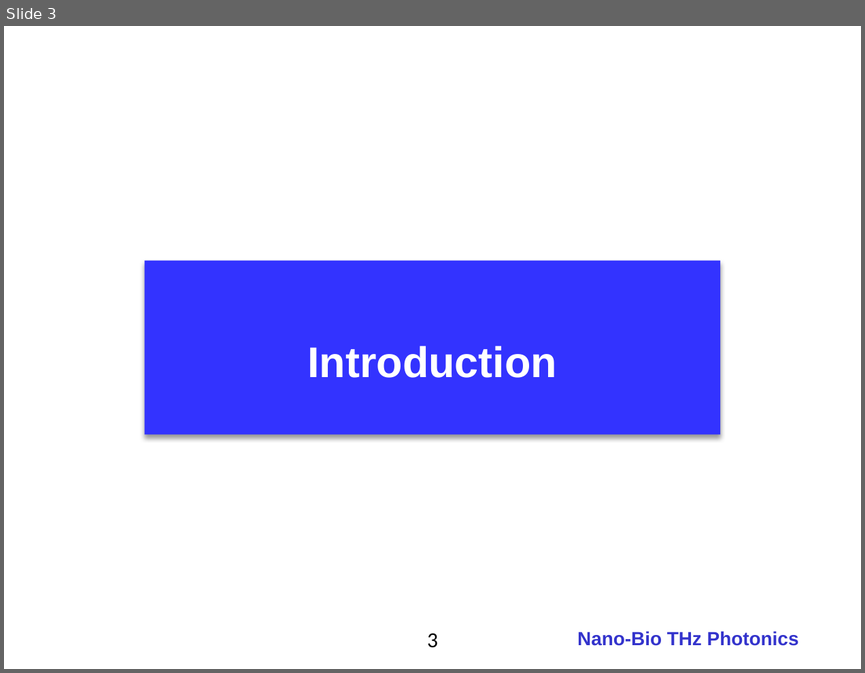
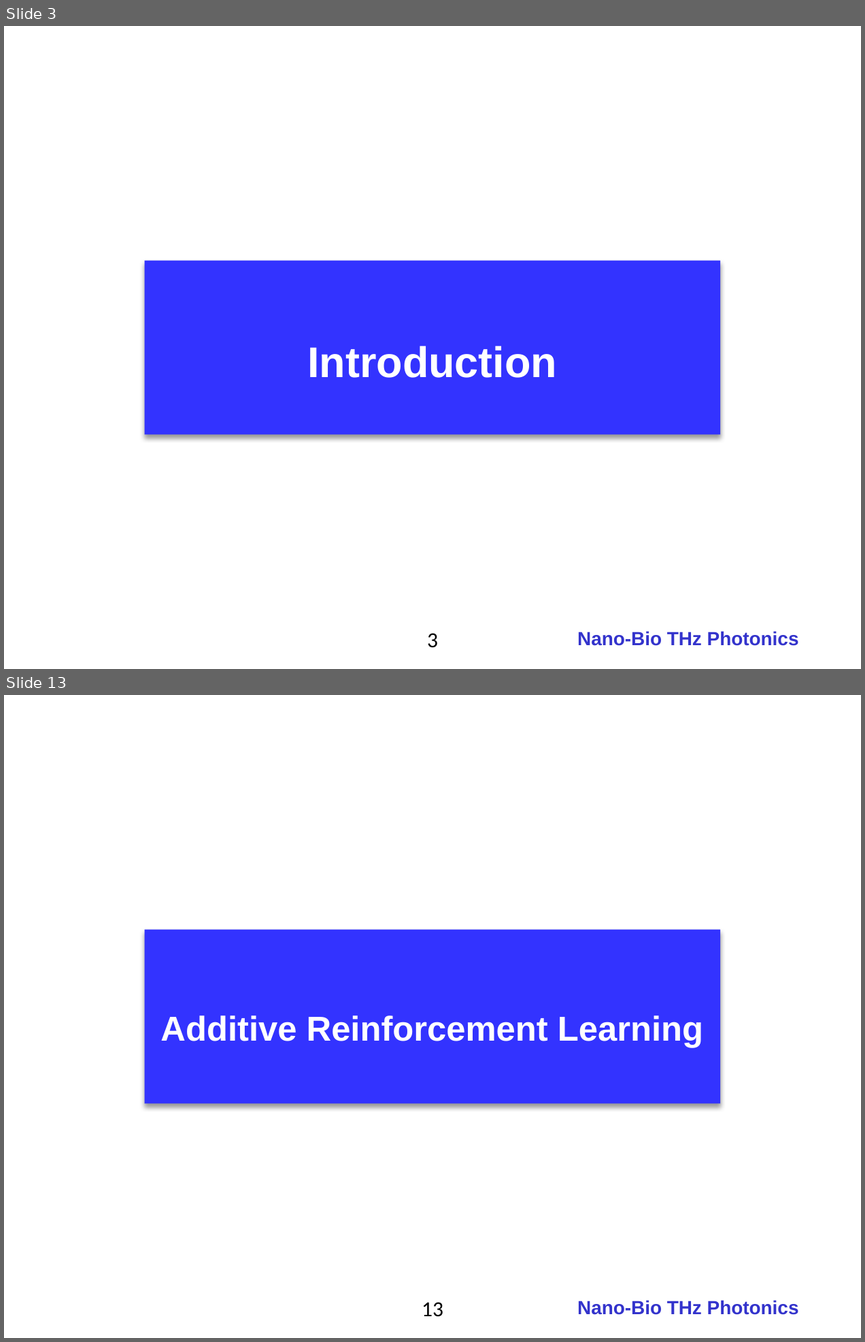
Before and after one commit to jglee96/NBTP_Lab, a slide deck: 개인/석사학위논문/Thesis_Presentation.pptx. Shown one above the other, each under a label of ours: slide 3 before the commit, slides 3 and 13 after it; the slides between them are not shown. The pictures are 865x673 and 865x1342 pixels, drawn with LibreOffice and Linux fonts; fonts in the diff are those of the drawing; background and template pictures are left out. Boxes give left, top, right and bottom in pixels: in the first picture for what was removed or moved away, otherwise in the second. Text is boxed around its words. In the diff, an @@ line names an element or a change of style, - is before the commit and + after.

```diff
--- a/개인/석사학위논문/Thesis_Presentation.pptx
+++ b/개인/석사학위논문/Thesis_Presentation.pptx
@@ slide 13 added at box(4, 695, 861, 1338), background #FFFFFF; not listed: 1 template element that a slide beside it also shows @@
@@ rectangle added at box(145, 929, 720, 1103), fill #3333FF, 29 pt, text #FFFFFF, bold @@
+Additive Reinforcement Learning
@@ page number added at box(422, 1302, 443, 1317), 18 pt, text #000000 @@
+13
```
Also in this commit, not shown: 2 slides changed, 32 other slides added, 9 other files.
